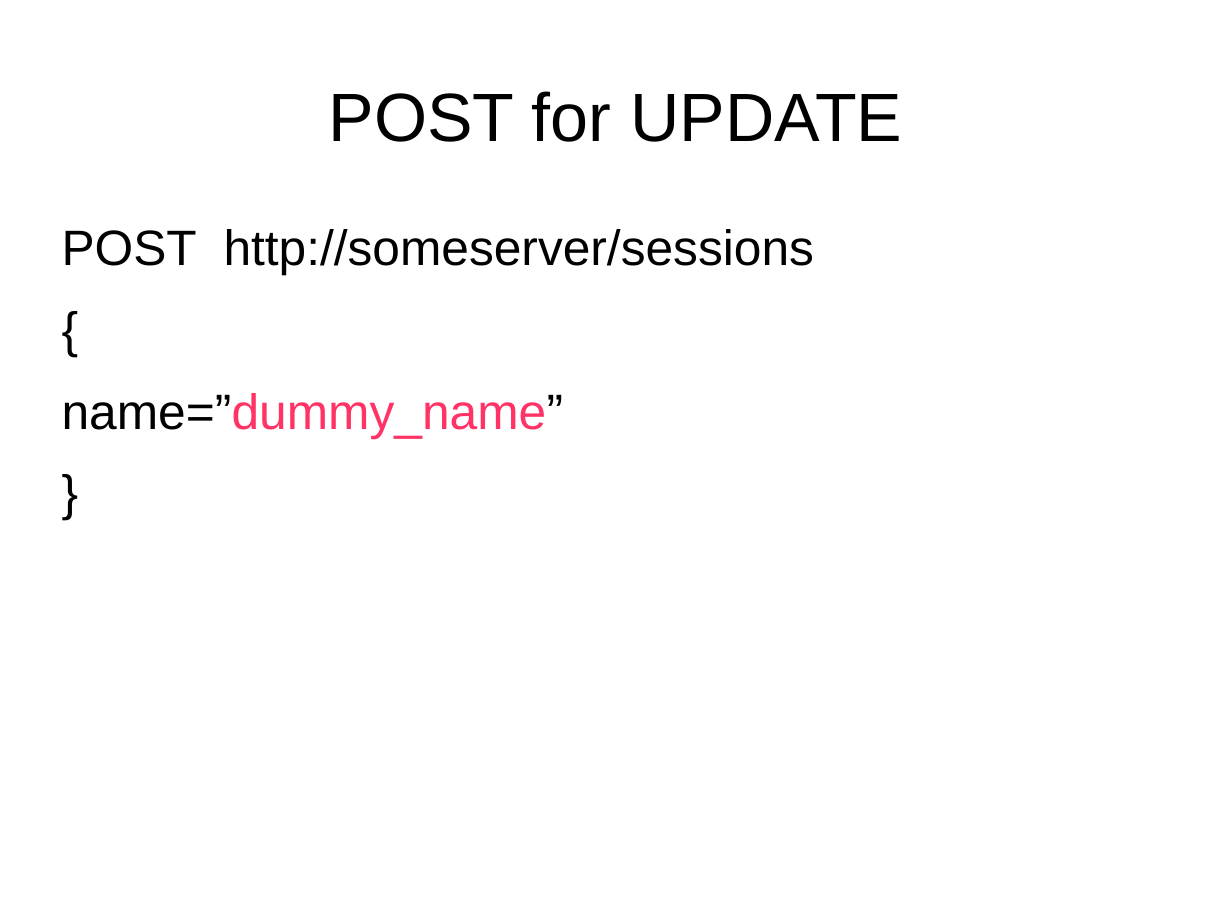
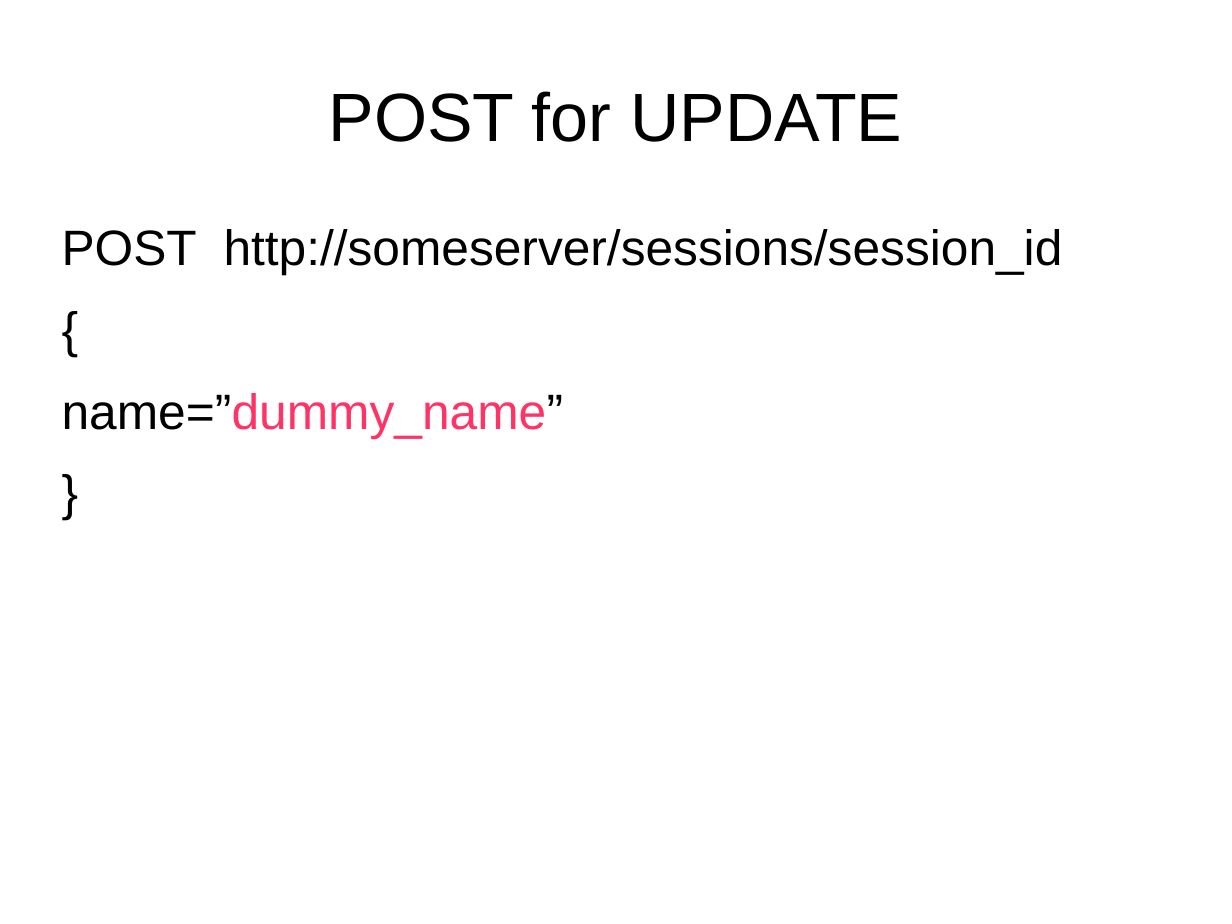
Before and after one commit to netzu/rest-presentation, a slide deck: slide 30 of RestfulFundaments.odp. Drawn at 1232x924 pixels with LibreOffice and Linux fonts; fonts in the diff are those of the drawing. Boxes give left, top, right and bottom in pixels: in the first picture for what was removed or moved away, otherwise in the second. Text is boxed around its words. In the diff, an @@ line names an element or a change of style, - is before the commit and + after.

```diff
--- a/RestfulFundaments.odp
+++ b/RestfulFundaments.odp
@@ text at bbox=[62, 229, 1063, 275]: text changed @@
-POST http://someserver/sessions
+POST http://someserver/sessions/session_id
```
Also in this commit, not shown: 3 other slides changed, 1 other file.
